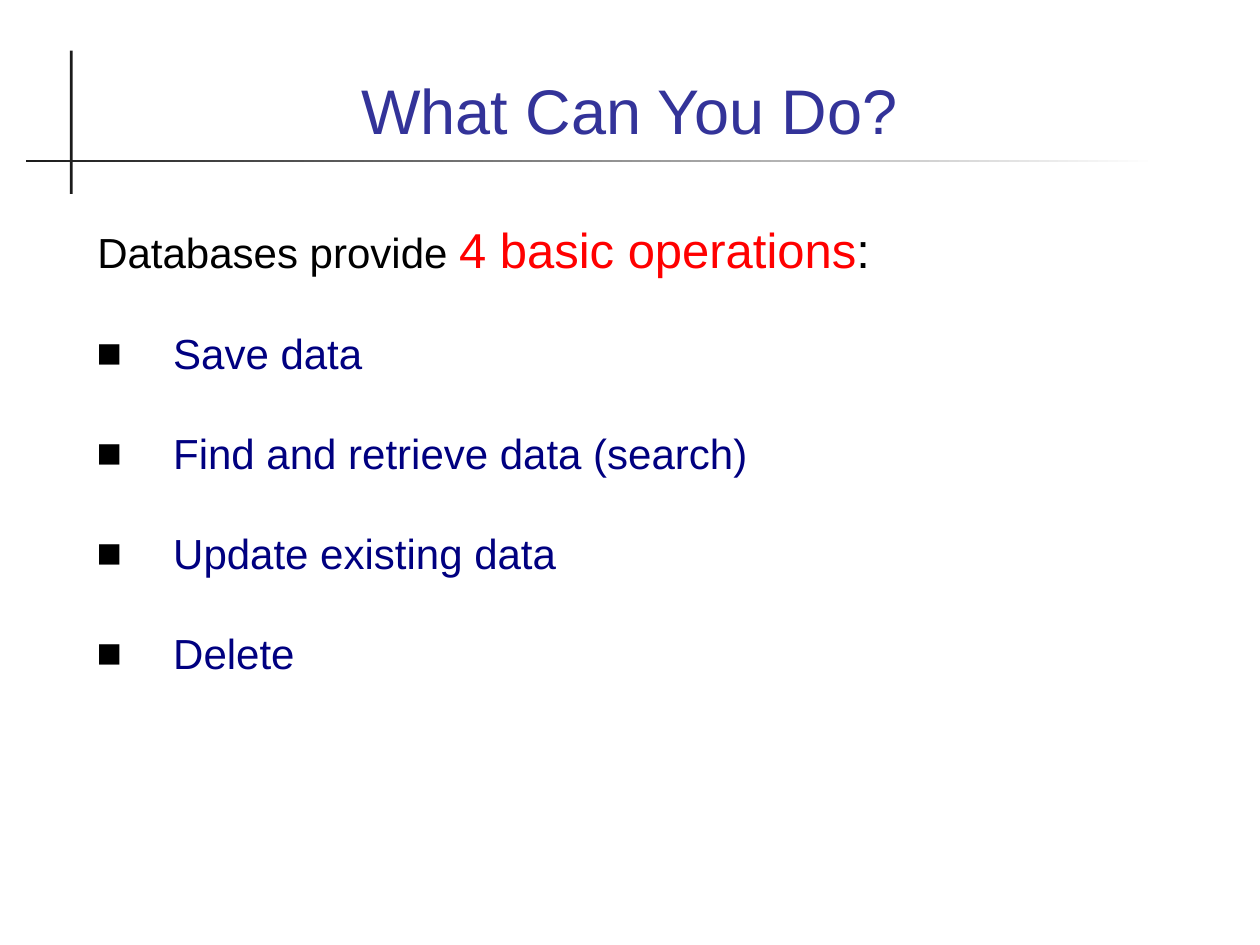
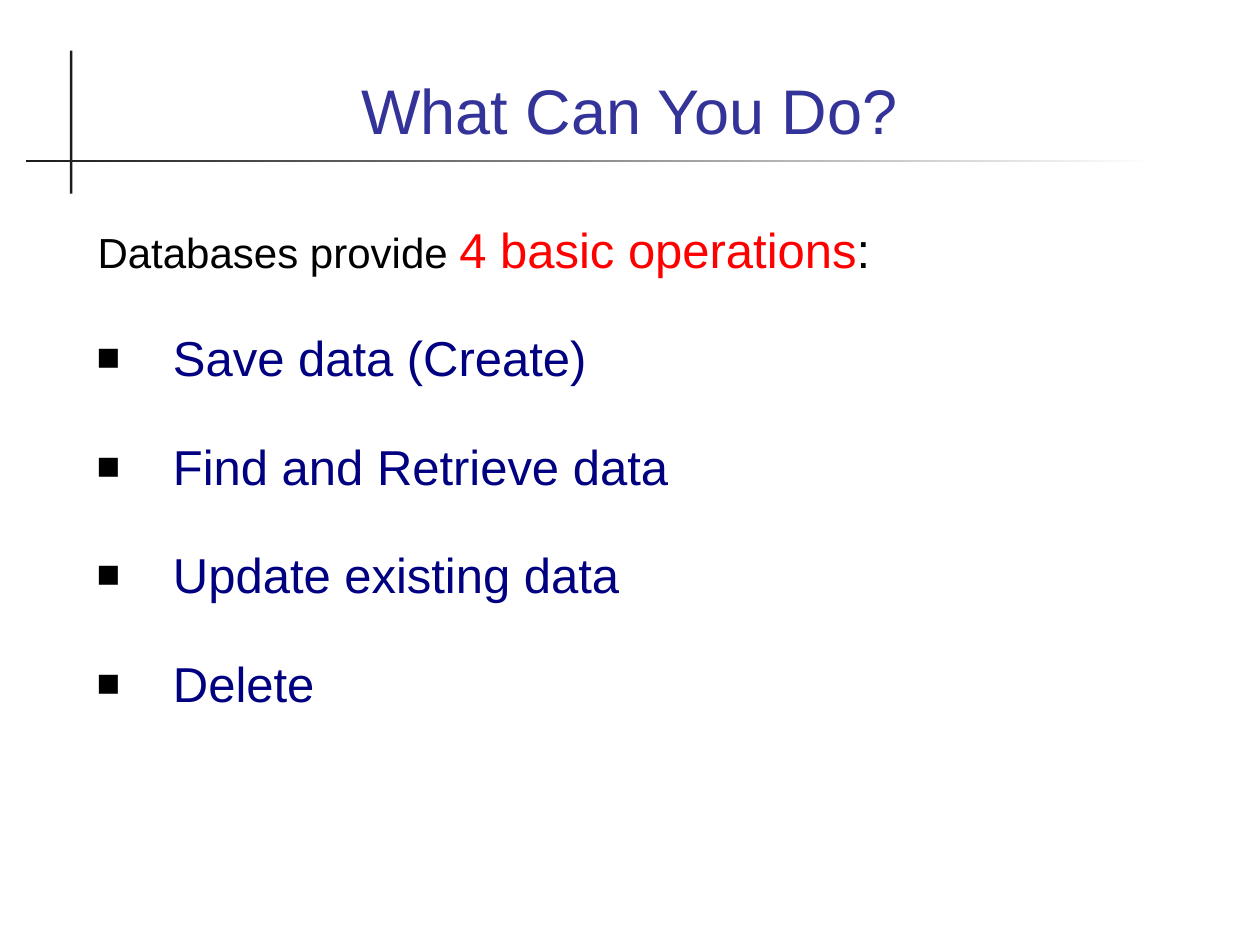
Before and after one commit to skeoop/skeoop.github.io, a slide deck: slide 11 of database/1-Database-Introduction.ppt. Drawn at 1260x945 pixels with LibreOffice and Linux fonts; fonts in the diff are those of the drawing. Boxes give left, top, right and bottom in pixels: in the first picture for what was removed or moved away, otherwise in the second. Text is boxed around its words. In the diff, an @@ line names an element or a change of style, - is before the commit and + after.

```diff
--- a/database/1-Database-Introduction.ppt
+++ b/database/1-Database-Introduction.ppt
@@ text at (173,340,668,486): text changed; size 24 to 28 pt @@
-■ Save data
-■ Find and retrieve data (search)
+■ Save data (Create)
+■ Find and Retrieve data
@@ text at (173,557,619,703): size 24 to 28 pt in "Update existing data", "Delete" @@
```
Also in this commit, not shown: 8 other slides changed, 1 slide added, 7 other files.
